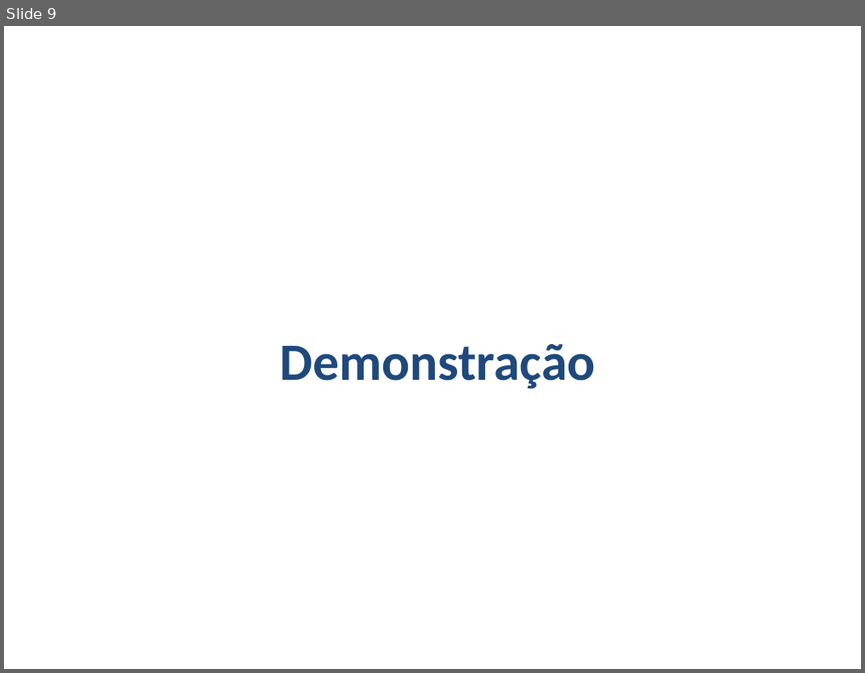
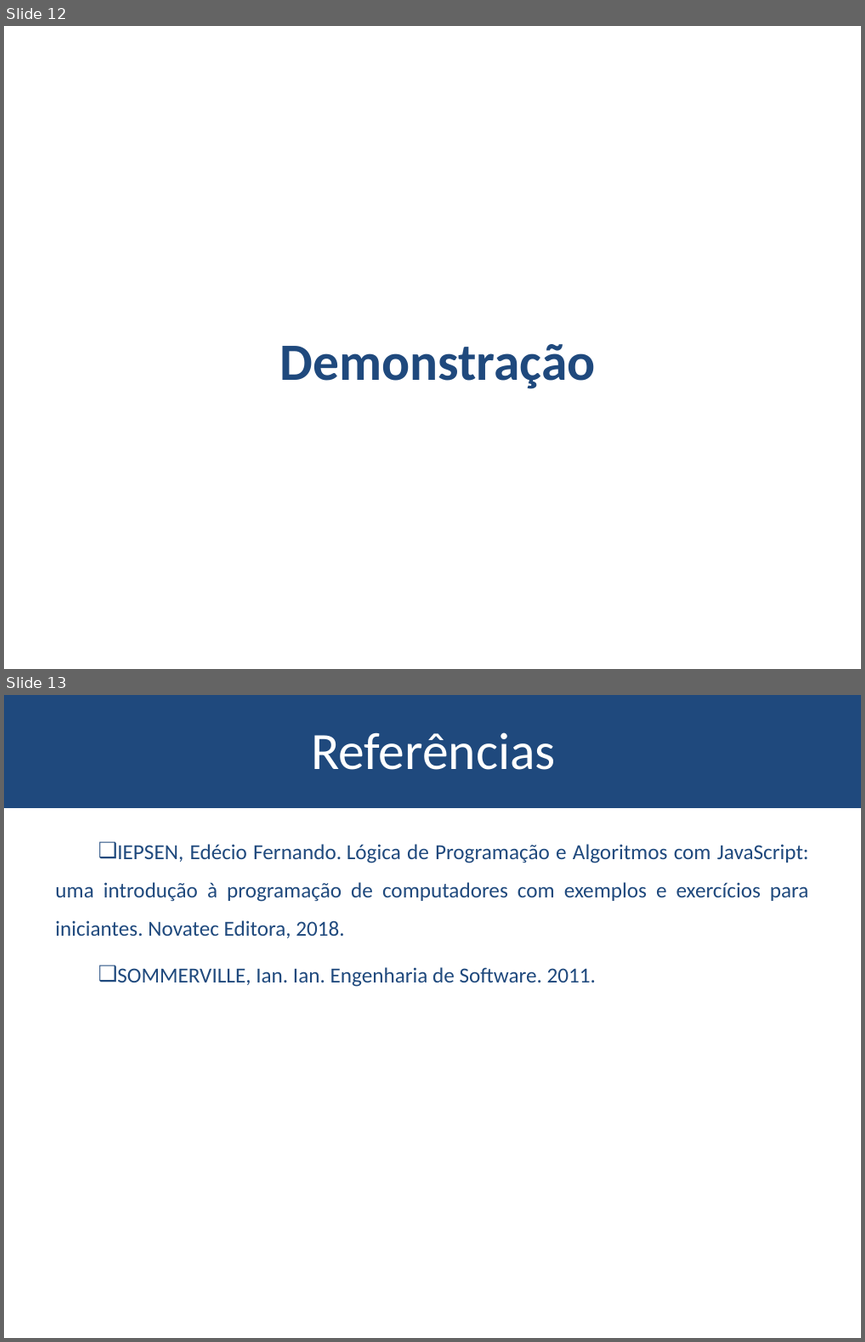
Before and after one commit to bgbaine/ads, a slide deck: esi/aula18/atividades/Modelo de apresentação(1).pptx. Shown one above the other, each under a label of ours: slide 9 before the commit, slides 12 and 13 after it. The pictures are 865x673 and 865x1342 pixels, drawn with LibreOffice and Linux fonts; fonts in the diff are those of the drawing; background and template pictures are left out. Boxes give left, top, right and bottom in pixels: in the first picture for what was removed or moved away, otherwise in the second. Text is boxed around its words. In the diff, an @@ line names an element or a change of style, - is before the commit and + after.

```diff
--- a/esi/aula18/atividades/Modelo de apresentação(1).pptx
+++ b/esi/aula18/atividades/Modelo de apresentação(1).pptx
@@ slide 13 added at <box>4,695,861,1338</box>, background #FFFFFF @@
@@ rectangle added at <box>4,695,861,807</box>, fill #1F497D, outline #1F497D 2 pt @@
@@ title added at <box>311,732,556,770</box>, 44 pt, text #FFFFFF @@
+Referências
@@ text added at <box>55,844,809,987</box>, 18 pt, text #1F497D @@
+❑ IEPSEN, Edécio Fernando. Lógica de Programação e Algoritmos com JavaScript: uma introdução à programação de computadores com exemplos e exercícios para iniciantes. Novatec Editora, 2018.
+❑ SOMMERVILLE, Ian. Ian. Engenharia de Software. 2011.
@@ what was slide 9 is now slide 12 @@
```
Also in this commit, not shown: 5 slides changed, 6 other slides added, 4 slides removed, 7 other files.
